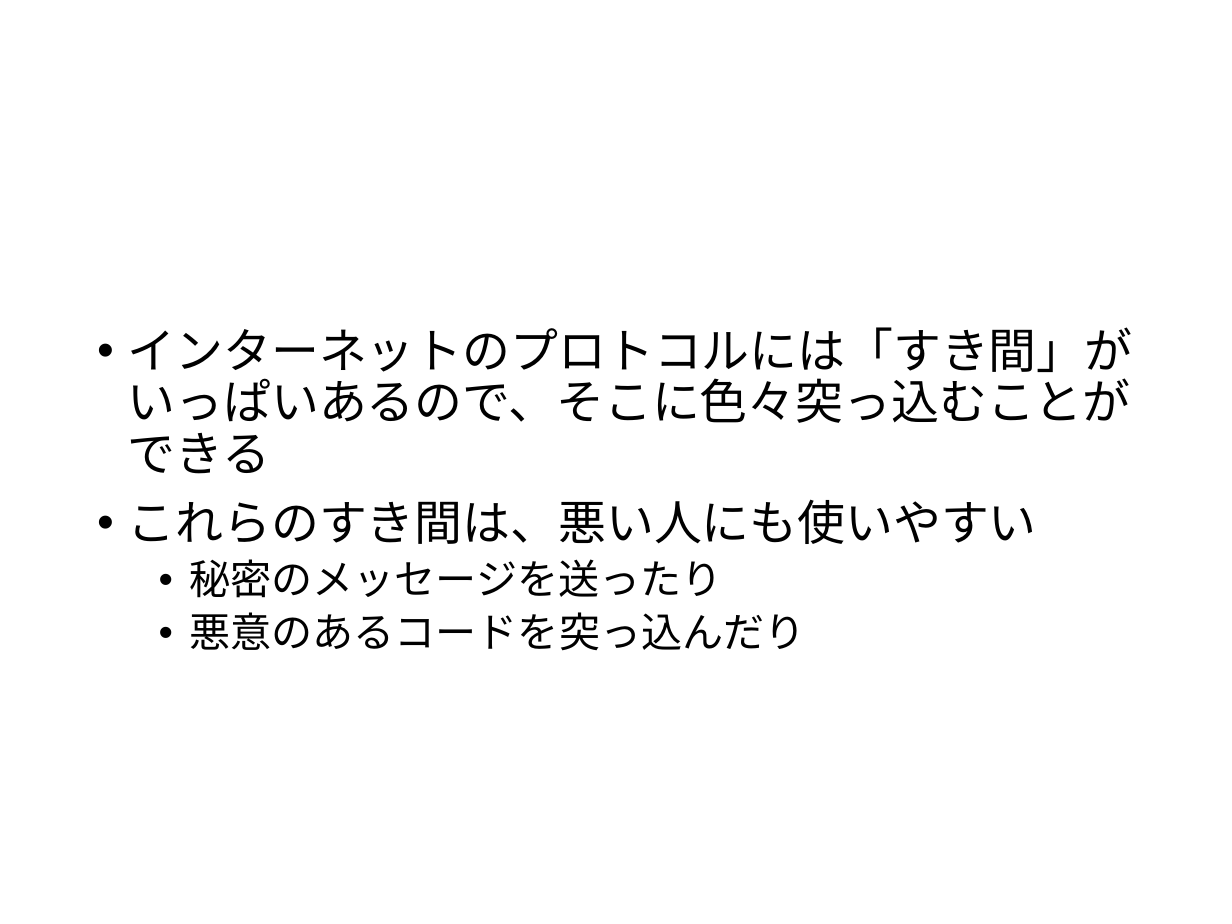
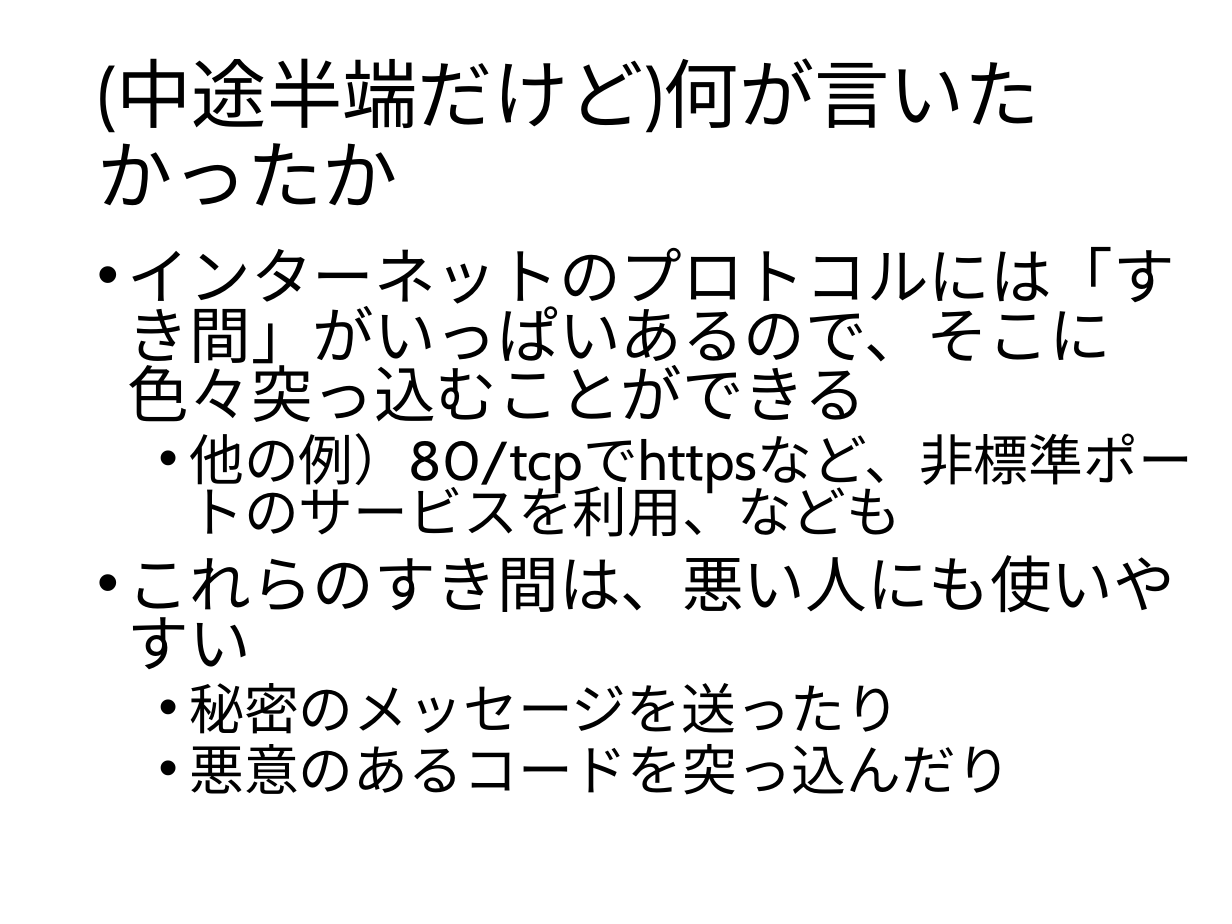
Before and after one commit to ozuma/sumida_sec, a slide deck: slide 28 of 2015-no.2/ppt/00_ozuma.pptx (slide 25 before the commit). Drawn at 1232x924 pixels with LibreOffice and Linux fonts; fonts in the diff are those of the drawing. Boxes give left, top, right and bottom in pixels: in the first picture for what was removed or moved away, otherwise in the second. Text is boxed around its words. In the diff, an @@ line names an element or a change of style, - is before the commit and + after.

```diff
--- a/2015-no.2/ppt/00_ozuma.pptx
+++ b/2015-no.2/ppt/00_ozuma.pptx
@@ title added at [97,59,1040,206], 44 pt, text #000000 @@
+(中途半端だけど)何が言いたかったか
@@ text at [128,247,1175,795]: size 28 to 36 pt in "インターネットのプロトコルには「すき間」がいっぱいあるので、そこに色々突っ込むことができる", "これらのすき間は、悪い人にも使いやすい"; size 24 to 32 pt in "秘密のメッセージを送ったり", "悪意のあるコードを突っ込んだり"; line spacing 0.9 to 0.8 @@
@@ text at [189,433,1193,537]: paragraph added @@
+  • 他の例）80/tcpでhttpsなど、非標準ポートのサービスを利用、なども
```
Also in this commit, not shown: 6 other slides changed, 8 slides added, 4 slides removed, 1 other file.
